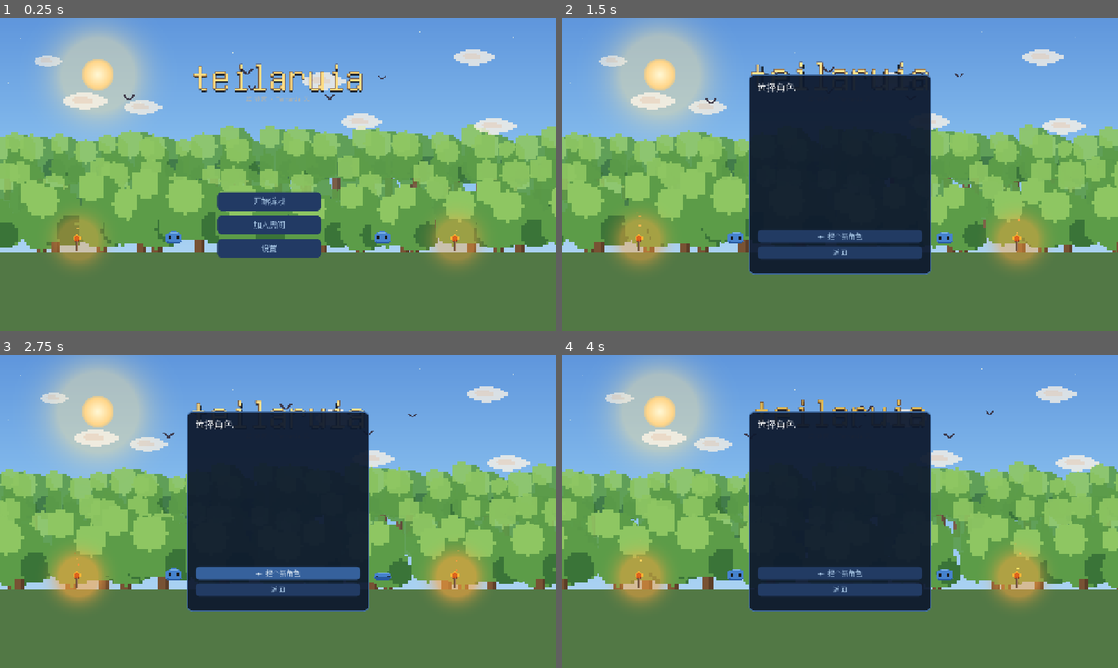
Above: before the commit, frames 1-4 (two rows, left to right).
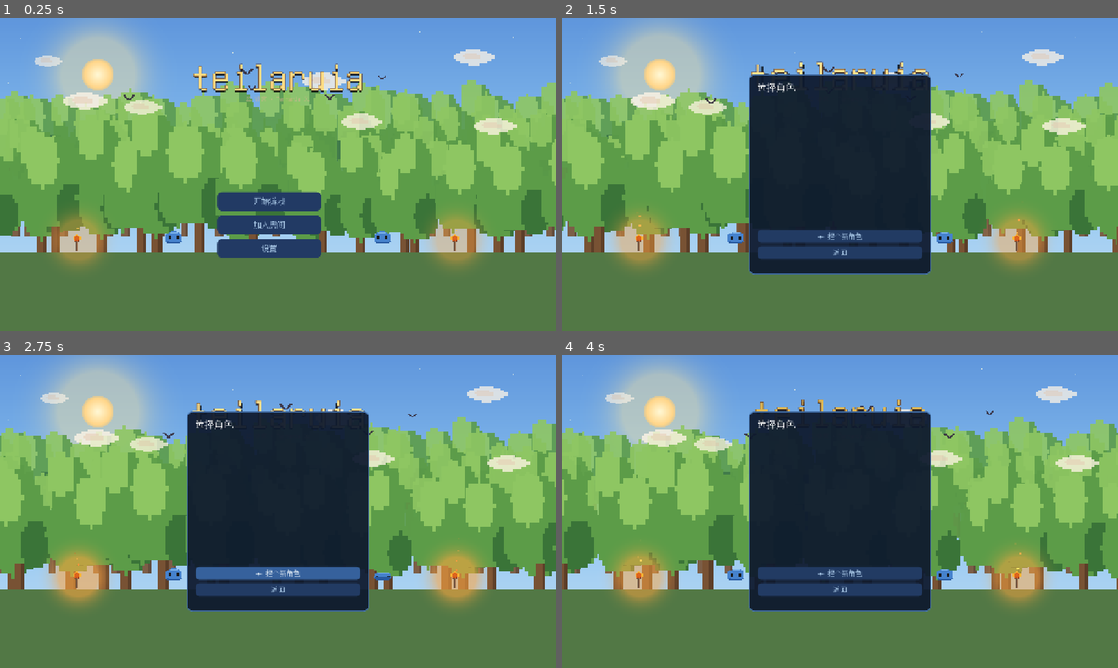
Above: after the commit, the same moments.

Repository: Nornttyy/tielaruia
Game: Godot game, scene res://scenes/main.tscn
The game is run twice, just before and just after one commit, with the same random seed, the same clock (stepped at 60 frames per second) and the same inputs.
Inputs (mouse positions are in pixels of both pictures, inside the frame that each line leads up to):
- Up to frame 1 (0.25 s): no input
- Up to frame 2 (1.5 s): click "开始游戏" at 0.5 s; tap Enter at 1.25 s; move the mouse to (962, 158) at 1.27 s; hold D (move_right) from 1.28 s (still down); tap E (interact) at 1.35 s; click (962, 158) at 1.42 s
- Up to frame 3 (2.75 s): tap Space (jump) at 1.52, 1.82 s; release D (move_right) at 2 s; drag from (166, 527) to (250, 574) at 2.02 s
- Up to frame 4 (4 s): move the mouse to (895, 442) at 2.77 s; hold D (move_right) 2.78-3.5 s; hold Right mouse button (secondary) 2.78-3.5 s; drag from (812, 574) to (673, 464) at 3.52 s

The runs differ from the first frame. In frame 1, 32% of the frame differs, in the area x 0-100%, y 19-75%; in frame 2, 22%; in frame 3, 21%; in frame 4, 21%.

Commit message:
tweak(menu): 背景树竖向拉长 1.6x — 更高更挺拔 (用户要'长一点'); 按拉伸高度贴地
Co-Authored-By: Claude Opus 4.8 (1M context) <noreply@anthropic.com>

Diff:
--- a/scripts/ui/main_menu.gd
+++ b/scripts/ui/main_menu.gd
@@ -26,6 +26,7 @@
 const TREE_FAR_COUNT := 20
 const TREE_NEAR_COUNT := 20
 const TREE_WALL_SPEED := Vector2(4.0, 9.0)
+const TREE_TALL := 1.6   # 树竖向额外拉长系数 (>1 = 更高更挺拔)
 const TREE_FAR_SPEED := Vector2(8.0, 16.0)
 const TREE_NEAR_SPEED := Vector2(22.0, 38.0)
 const SLIME_COUNT := 2
@@ -221,9 +222,10 @@
 	var s := Sprite2D.new()
 	s.texture = tex
 	s.centered = false
-	s.scale = Vector2(scale, scale)
+	var sy: float = scale * TREE_TALL   # 竖向再拉长 = 树更高 (用户要"长一点")
+	s.scale = Vector2(scale, sy)
 	s.modulate.a = alpha
-	s.position = Vector2(x, VIEWPORT_SIZE.y * ground_ratio - TREE_H * scale)
+	s.position = Vector2(x, VIEWPORT_SIZE.y * ground_ratio - TREE_H * sy)
 	_trees_root.add_child(s)
 	_tree_speeds.append(speed)
 
